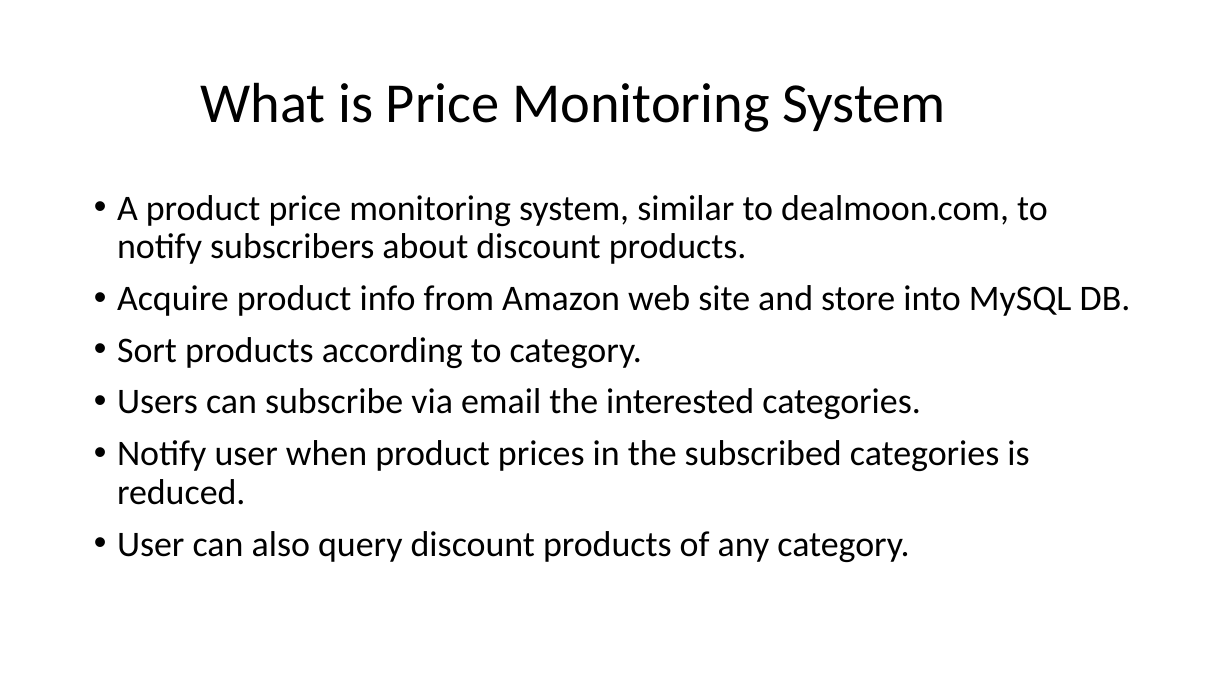
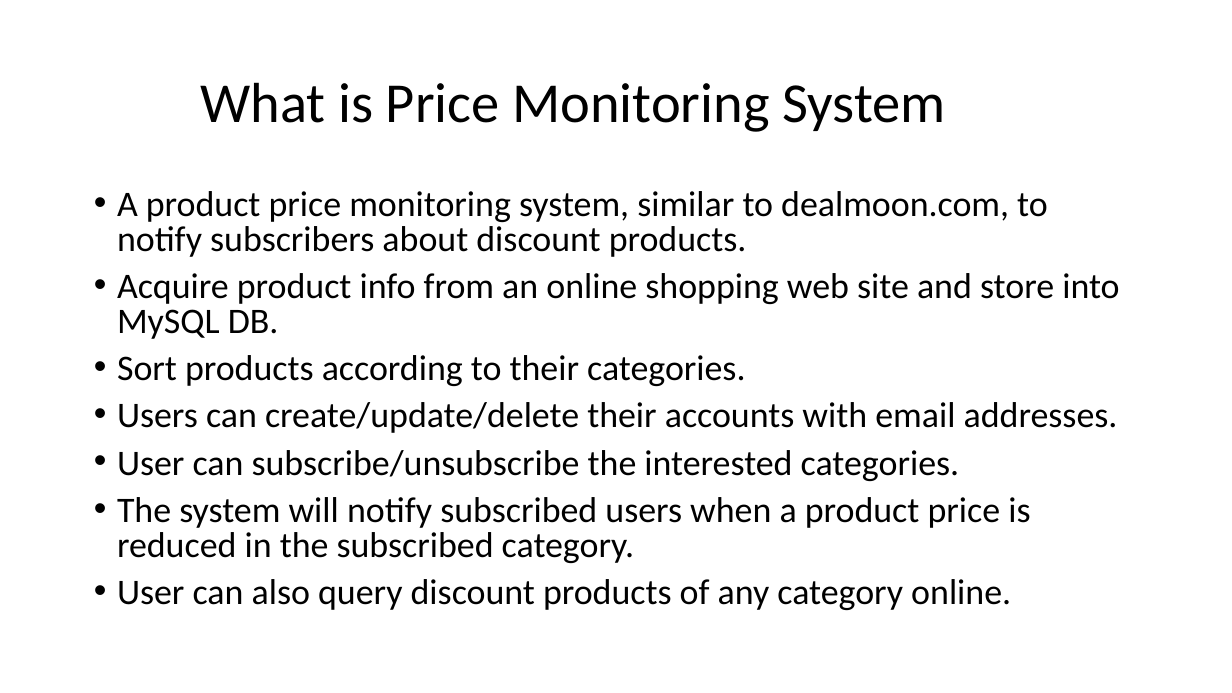
Before and after one commit to youhusky/price-monitoring-system, a slide deck: slide 1 of PriceMonitoringDesign.pptx. Drawn at 1232x693 pixels with LibreOffice and Linux fonts; fonts in the diff are those of the drawing. Boxes give left, top, right and bottom in pixels: in the first picture for what was removed or moved away, otherwise in the second. Text is boxed around its words. In the diff, an @@ line names an element or a change of style, - is before the commit and + after.

```diff
--- a/PriceMonitoringDesign.pptx
+++ b/PriceMonitoringDesign.pptx
@@ text at [117,191,1048,257]: line spacing 0.9 to 0.8 @@
@@ text at [117,273,1119,610]: text changed @@
-• Acquire product info from Amazon web site and store into MySQL DB.
-• Sort products according to category.
-• Users can subscribe via email the interested categories.
-• Notify user when product prices in the subscribed categories is reduced.
-• User can also query discount products of any category.
+• Acquire product info from an online shopping web site and store into MySQL DB.
+• Sort products according to their categories.
+• Users can create/update/delete their accounts with email addresses.
+• User can subscribe/unsubscribe the interested categories.
+• The system will notify subscribed users when a product price is reduced in the subscribed category.
+• User can also query discount products of any category online.
```
Also in this commit, not shown: 3 other slides changed, 6 slides added, 7 slides removed.
